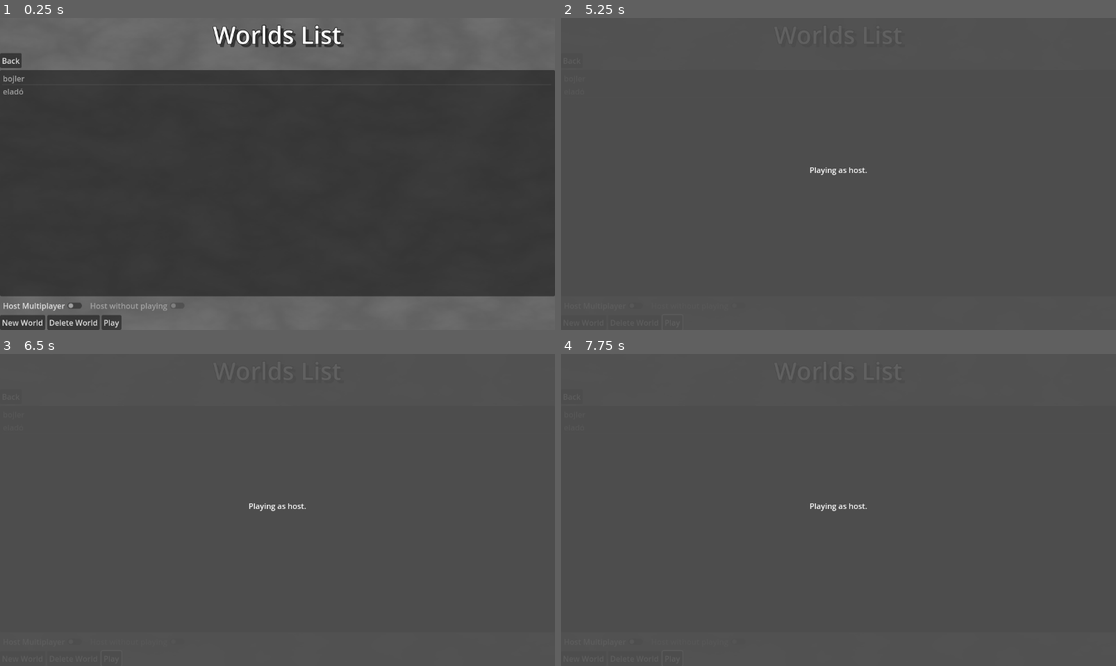
Above: before the commit, frames 1-4 (two rows, left to right).
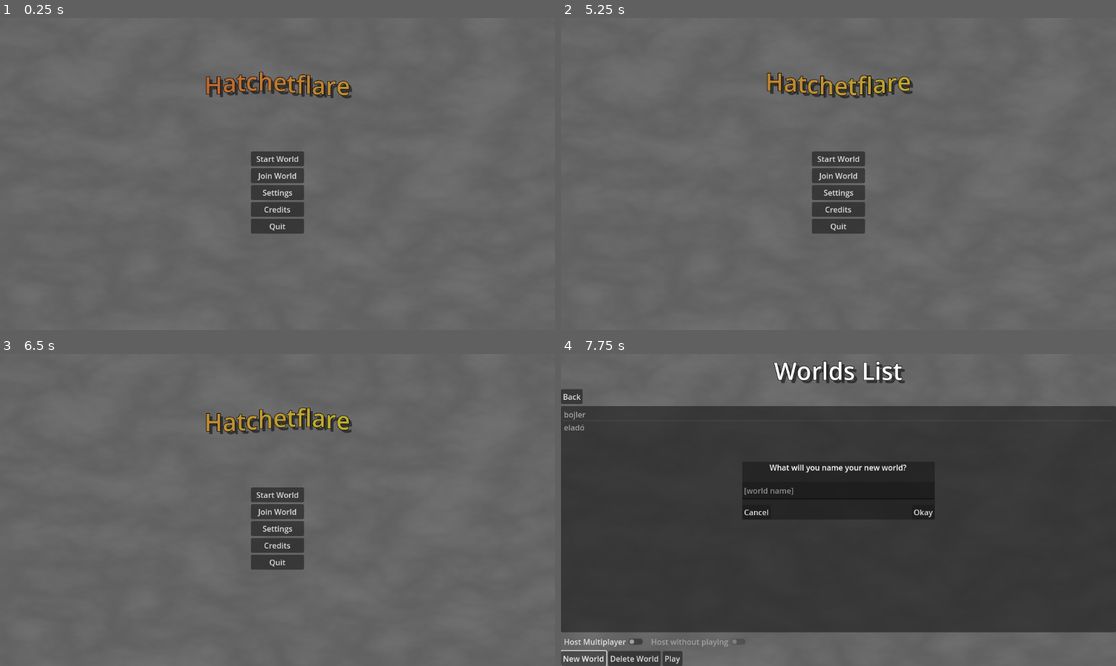
Above: after the commit, the same moments.

Repository: pixerhp/Hatchetflair
Game: Godot game, scene res://scenes/main_menu.tscn
Same seed, same stepped clock (60 frames per second), same inputs: the game is played once before the commit and once after it.
Inputs (mouse positions are in pixels of both pictures, inside the frame that each line leads up to):
- Up to frame 1 (0.25 s): no input
- Up to frame 2 (5.25 s): click "Back" (after the commit: "Start World") at 0.5 s; click "Start World" (after the commit: "Back") at 1.25 s; click (583, 323) at 2 s, where only the run before the commit has a clickable "New World"; click (921, 177) at 2.75 s, where only the run before the commit has a clickable "Okay"; click (583, 323) at 3.5 s, where only the run before the commit has a clickable "New World"; click (755, 177) at 4.25 s, where only the run before the commit has a clickable "Cancel"; click (672, 323) at 5 s, where only the run before the commit has a clickable "Play"
- Up to frame 3 (6.5 s): click (111, 659) at 5.75 s, where only the run before the commit has a clickable "Play"
- Up to frame 4 (7.75 s): click "Back" (after the commit: "Start World") at 6.5 s; click "New World" at 7.25 s

The runs differ from the first frame. In frame 1, 72% of the frame differs, in the area x 0-100%, y 2-100%; in frame 2, 41%; in frame 3, 41%; in frame 4, 11%.

Commit message:
Upgraded "delete world" functionality
I added a popup so that you don't unintentionally delete worlds, and also preemptively avoided some bugs with it, including:

- being able to have the "new world" and "delete world" popups open at the same time;

- changing which world is selected whilst in the deletion confirmation popup.

Diff:
--- a/scenes/main_menu.tscn
+++ b/scenes/main_menu.tscn
@@ -42,7 +42,6 @@
 grow_vertical = 2
 
 [node name="TitleScreen" type="Control" parent="Menus"]
-visible = false
 layout_mode = 1
 anchors_preset = 15
 anchor_right = 1.0
@@ -115,6 +114,7 @@
 size_flags_stretch_ratio = 2.0
 
 [node name="WorldsScreen" type="Control" parent="Menus"]
+visible = false
 layout_mode = 1
 anchors_preset = 15
 anchor_right = 1.0
@@ -240,6 +240,55 @@
 text = "Okay"
 
 [node name="Cancel" type="Button" parent="Menus/WorldsScreen/NewWorldPopup"]
+layout_mode = 1
+anchors_preset = 2
+anchor_top = 1.0
+anchor_bottom = 1.0
+offset_top = -31.0
+offset_right = 60.0
+grow_vertical = 0
+text = "Cancel"
+
+[node name="DeleteWorldPopup" type="Panel" parent="Menus/WorldsScreen"]
+visible = false
+layout_mode = 1
+anchors_preset = 8
+anchor_left = 0.5
+anchor_top = 0.5
+anchor_right = 0.5
+anchor_bottom = 0.5
+offset_left = -200.0
+offset_top = -100.0
+offset_right = 200.0
+offset_bottom = 20.0
+grow_horizontal = 2
+grow_vertical = 2
+
+[node name="RichTextLabel" type="RichTextLabel" parent="Menus/WorldsScreen/DeleteWorldPopup"]
+layout_mode = 1
+anchors_preset = 10
+anchor_right = 1.0
+offset_bottom = 23.0
+grow_horizontal = 2
+bbcode_enabled = true
+text = "[center]Are you sure you want to delete that world?
+(This action cannot be undone.)[/center]"
+fit_content = true
+
+[node name="Confirm" type="Button" parent="Menus/WorldsScreen/DeleteWorldPopup"]
+layout_mode = 1
+anchors_preset = 3
+anchor_left = 1.0
+anchor_top = 1.0
+anchor_right = 1.0
+anchor_bottom = 1.0
+offset_left = -48.0
+offset_top = -31.0
+grow_horizontal = 0
+grow_vertical = 0
+text = "Okay"
+
+[node name="Cancel" type="Button" parent="Menus/WorldsScreen/DeleteWorldPopup"]
 layout_mode = 1
 anchors_preset = 2
 anchor_top = 1.0
@@ -507,8 +556,9 @@
 [connection signal="pressed" from="Menus/TitleScreen/TitleScreenUI/Credits" to="." method="open_menu" binds= ["CreditsScreen"]]
 [connection signal="pressed" from="Menus/TitleScreen/TitleScreenUI/Quit" to="." method="quit"]
 [connection signal="pressed" from="Menus/WorldsScreen/WorldsScreenUI/BackButton/Back" to="." method="open_menu" binds= ["TitleScreen"]]
+[connection signal="item_selected" from="Menus/WorldsScreen/WorldsScreenUI/Worlds" to="Menus/WorldsScreen" method="world_list_item_clicked" unbinds=1]
 [connection signal="toggled" from="Menus/WorldsScreen/WorldsScreenUI/Toggles/AllowJoining" to="Menus/WorldsScreen" method="toggle_multiplayer_joining"]
-[connection signal="pressed" from="Menus/WorldsScreen/WorldsScreenUI/WorldButtons/DeleteWorld" to="Menus/WorldsScreen" method="delete_world"]
+[connection signal="pressed" from="Menus/WorldsScreen/WorldsScreenUI/WorldButtons/DeleteWorld" to="Menus/WorldsScreen" method="open_delete_world_popup"]
 [connection signal="pressed" from="Menus/WorldsScreen/WorldsScreenUI/WorldButtons/Play" to="." method="start_game" binds= [true]]
 [connection signal="pressed" from="Menus/JoinScreen/JoinScreenUI/BackButton/Back" to="." method="open_menu" binds= ["TitleScreen"]]
 [connection signal="pressed" from="Menus/JoinScreen/JoinScreenUI/Server Buttons/JoinGame" to="." method="start_game"]
--- a/scripts/worlds_menu.gd
+++ b/scripts/worlds_menu.gd
@@ -5,14 +5,17 @@
 
 var worlds_list = ["bojler", "eladó"]
 @onready var worlds_text = get_node("WorldsScreenUI/Worlds")
-@onready var new_world = get_node("WorldsScreenUI/WorldButtons/NewWorld")
+@onready var new_world_button = get_node("WorldsScreenUI/WorldButtons/NewWorld")
 @onready var new_world_popup = get_node("NewWorldPopup")
+@onready var delete_world_popup = get_node("DeleteWorldPopup")
 
 # Called when the node enters the scene tree for the first time.
 func _ready():
-	new_world.pressed.connect(self.open_new_world_popup)
+	new_world_button.pressed.connect(self.open_new_world_popup)
 	new_world_popup.get_node("Okay").pressed.connect(self.confirm_new_world)
 	new_world_popup.get_node("Cancel").pressed.connect(new_world_popup.hide)
+	delete_world_popup.get_node("Confirm").pressed.connect(self.confirm_delete_world)
+	delete_world_popup.get_node("Cancel").pressed.connect(delete_world_popup.hide)
 	update_worlds_list()
 
 # Disables the host_without_playing_toggle if multiplaer joining is turned off.
@@ -23,6 +26,7 @@
 
 # Open the new world popup.
 func open_new_world_popup():
+	delete_world_popup.hide()
 	new_world_popup.get_node("TextEdit").clear()
 	new_world_popup.show()
 
@@ -32,9 +36,21 @@
 	update_worlds_list()
 	new_world_popup.hide()
 
-func delete_world():
-	worlds_list.erase(worlds_list[worlds_text.get_selected_items()[0]])
+func open_delete_world_popup():
+	new_world_popup.hide()
+	if not worlds_text.get_selected_items().is_empty(): # Don't do anything if no worlds are selected.
+		delete_world_popup.get_node("RichTextLabel").text = "[center]Are you sure you want to delete \"" + worlds_list[worlds_text.get_selected_items()[0]] +"\"?\n(This action cannot be undone.)[/center]"
+		delete_world_popup.show()
+
+func confirm_delete_world():
+	if not worlds_text.get_selected_items().is_empty(): # Crash prevention for if no world is selected.
+		worlds_list.erase(worlds_list[worlds_text.get_selected_items()[0]])
+		delete_world_popup.hide()
 	update_worlds_list()
+
+# This is done to prevent changing which item you're deleting after the deletion popup already named a world.
+func world_list_item_clicked():
+	delete_world_popup.hide()
 
 # Update the visible list for the player.
 func update_worlds_list():
